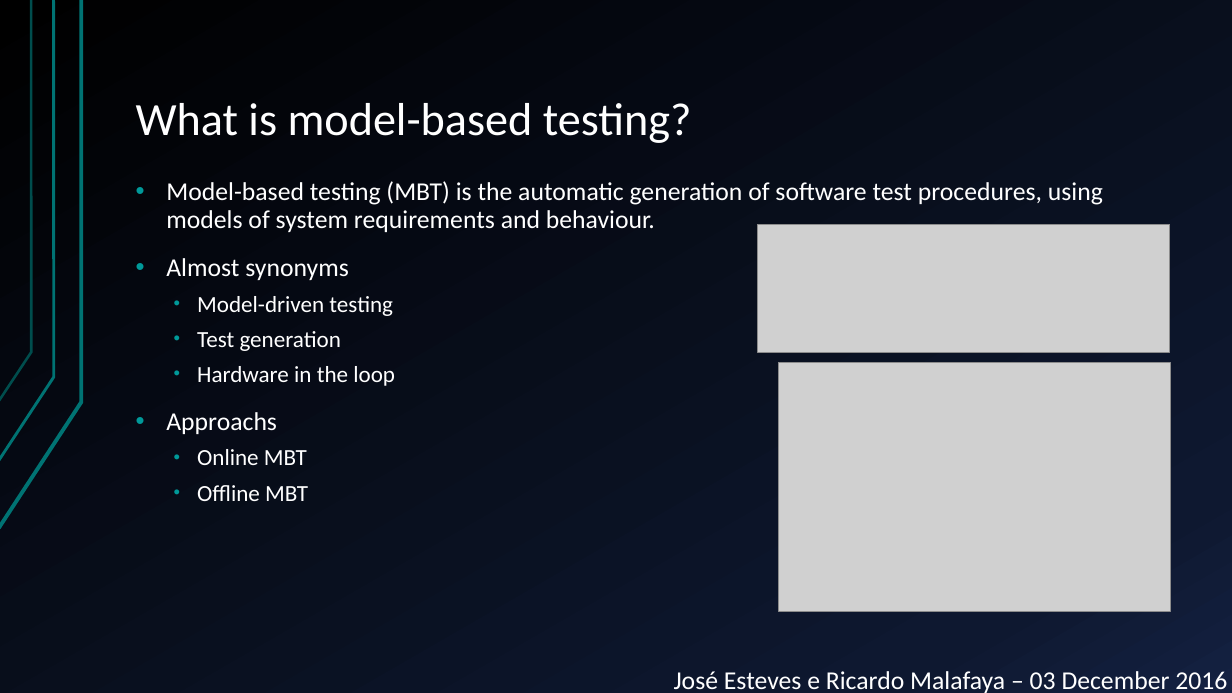
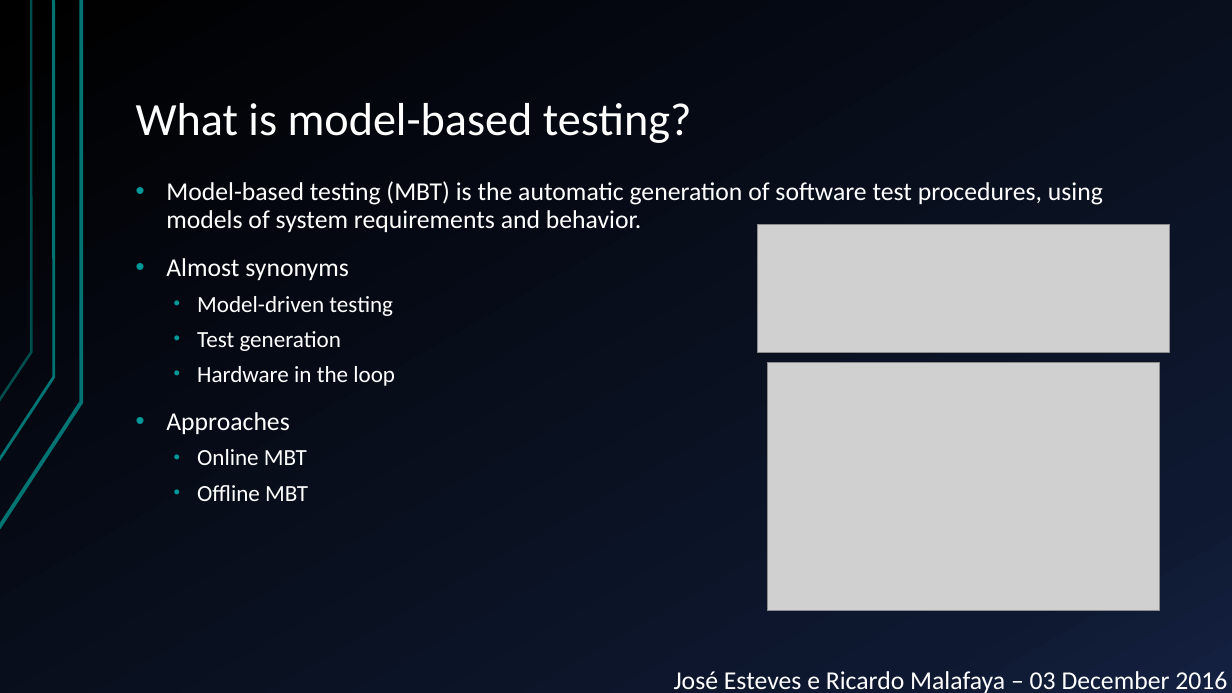
Before and after one commit to JGEsteves89/FEUP-MESW-TVVS-MBT, a slide deck: slide 3 of Presentation.pptx. Drawn at 1232x693 pixels with LibreOffice and Linux fonts; fonts in the diff are those of the drawing; grey boxes stand for pictures. Boxes give left, top, right and bottom in pixels: in the first picture for what was removed or moved away, otherwise in the second. Text is boxed around its words. In the diff, an @@ line names an element or a change of style, - is before the commit and + after.

```diff
--- a/Presentation.pptx
+++ b/Presentation.pptx
@@ text at (x1=166, y1=181, x2=1103, y2=232): text changed @@
-• Model-based testing (MBT) is the automatic generation of software test procedures, using models of system requirements and behaviour.
+• Model-based testing (MBT) is the automatic generation of software test procedures, using models of system requirements and behavior.
@@ picture moved from (x1=778, y1=362, x2=1170, y2=611) to (x1=767, y1=362, x2=1159, y2=611) @@
@@ text at (x1=166, y1=412, x2=289, y2=434): text changed @@
-• Approachs
+• Approaches
```
Also in this commit, not shown: 5 other slides changed, 2 slides removed.
